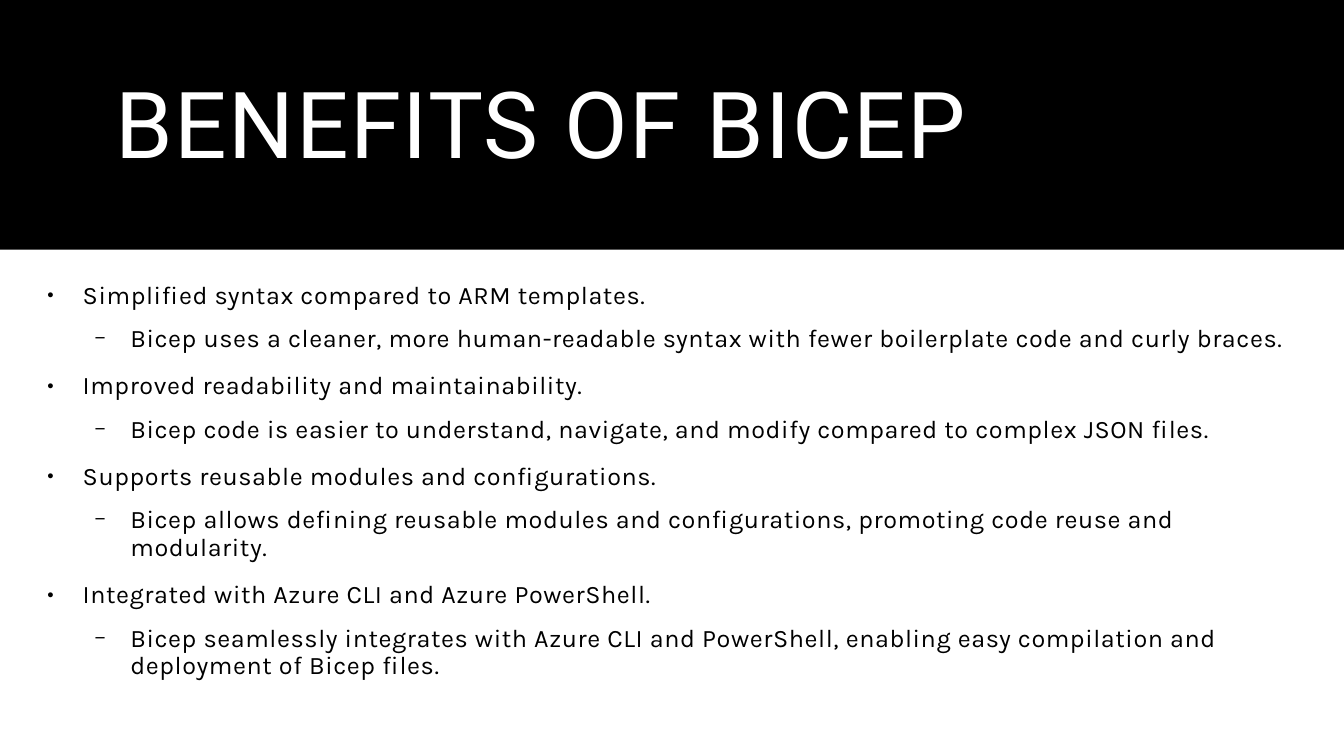
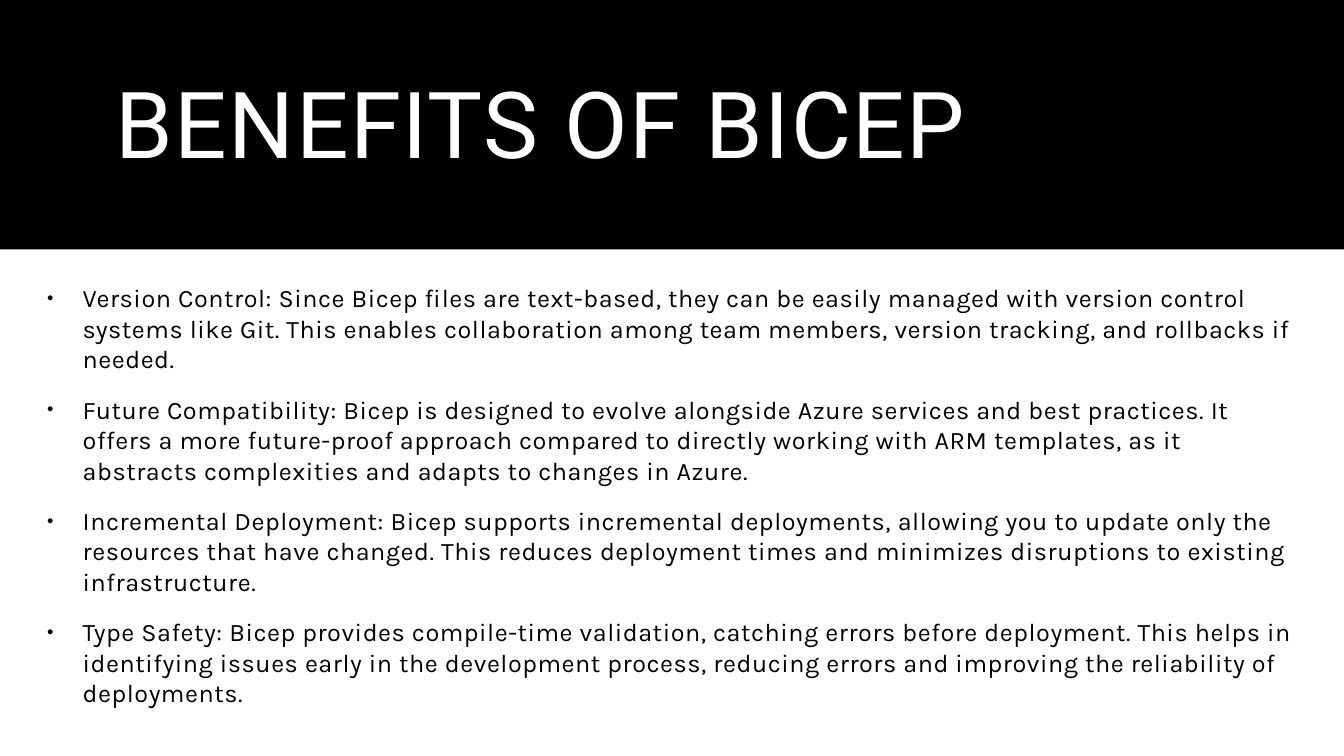
Before and after one commit to roberto-chan/bicep-intro, a slide deck: slide 5 of BicepIntro.pptx. Drawn at 1344x756 pixels with LibreOffice and Linux fonts; fonts in the diff are those of the drawing. Boxes give left, top, right and bottom in pixels: in the first picture for what was removed or moved away, otherwise in the second. Text is boxed around its words. In the diff, an @@ line names an element or a change of style, - is before the commit and + after.

Commit message:
updated benefits

```diff
--- a/BicepIntro.pptx
+++ b/BicepIntro.pptx
@@ text at [83,289,1290,709]: text changed @@
-● Simplified syntax compared to ARM templates.
-  − Bicep uses a cleaner, more human-readable syntax with fewer boilerplate code and curly braces.
-● Improved readability and maintainability.
-  − Bicep code is easier to understand, navigate, and modify compared to complex JSON files.
-● Supports reusable modules and configurations.
-  − Bicep allows defining reusable modules and configurations, promoting code reuse and modularity.
-● Integrated with Azure CLI and Azure PowerShell.
-  − Bicep seamlessly integrates with Azure CLI and PowerShell, enabling easy compilation and deployment of Bicep files.
+● Version Control: Since Bicep files are text-based, they can be easily managed with version control systems like Git. This enables collaboration among team members, version tracking, and rollbacks if needed.
+● Future Compatibility: Bicep is designed to evolve alongside Azure services and best practices. It offers a more future-proof approach compared to directly working with ARM templates, as it abstracts complexities and adapts to changes in Azure.
+● Incremental Deployment: Bicep supports incremental deployments, allowing you to update only the resources that have changed. This reduces deployment times and minimizes disruptions to existing infrastructure.
+● Type Safety: Bicep provides compile-time validation, catching errors before deployment. This helps in identifying issues early in the development process, reducing errors and improving the reliability of deployments.
```
